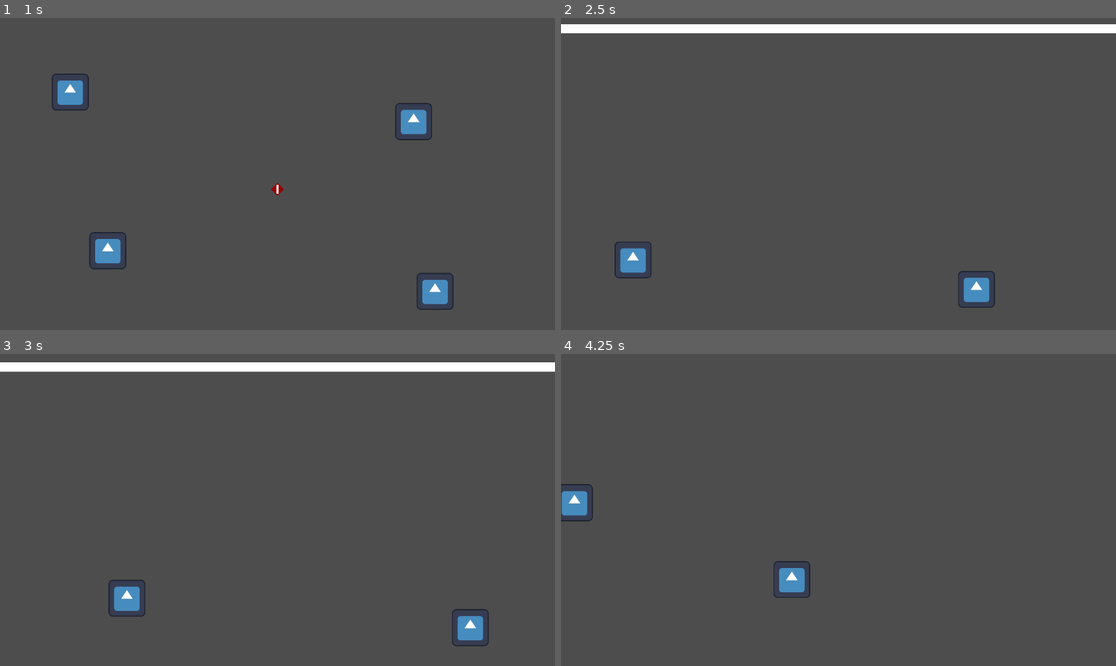
Above: before the commit, frames 1-4 (two rows, left to right).
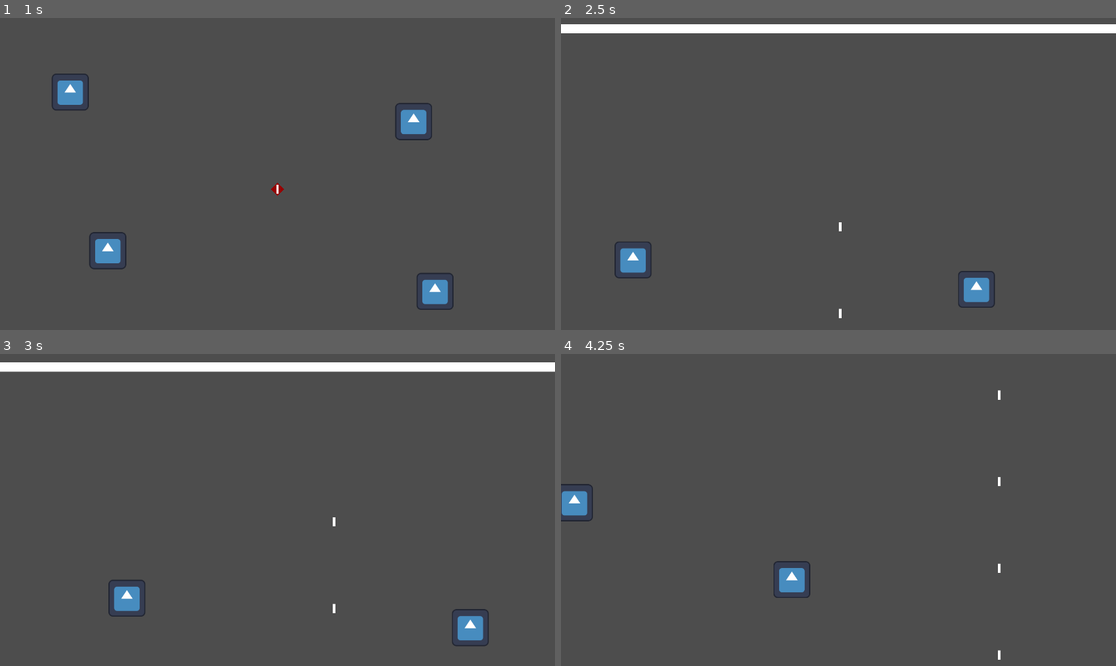
Above: after the commit, the same moments.

Repository: SytonK/DodgeMaster
Game: Godot game, scene res://src/levels/sandbox/sandbox.tscn
The game is run twice, just before and just after one commit, with the same random seed, the same clock (stepped at 60 frames per second) and the same inputs. The engine's default icon, where the game draws it, is replaced by a stand-in: a white triangle on a blue panel in a dark square.
Inputs:
- Up to frame 1 (1 s): tap Enter at 0.5 s; hold Up (move_up) from 0.53 s (still down)
- Up to frame 2 (2.5 s): release Up (move_up) at 2.03 s; hold Left (move_left) from 2.03 s (still down)
- Up to frame 3 (3 s): keep holding Left (move_left)
- Up to frame 4 (4.25 s): release Left (move_left) at 3.53 s; hold Down (move_down) from 3.53 s (still down)

Frame 1 is identical in both runs. In frame 2, less than 0.1% of the frame differs, in the area x 50-51%, y 65-97%; in frame 3, less than 0.1%; in frame 4, less than 0.1%, in the area x 78-80%, y 11-98%.

Commit message:
TTargetPlayerTower/move projectile

Diff:
--- a/project.godot
+++ b/project.godot
@@ -14,6 +14,10 @@
 run/main_scene="res://src/levels/sandbox/sandbox.tscn"
 config/features=PackedStringArray("4.2", "Forward Plus")
 config/icon="res://icon.svg"
+
+[debug]
+
+gdscript/warnings/untyped_declaration=1
 
 [display]
 
--- a/src/components/spawner/spawner.gd
+++ b/src/components/spawner/spawner.gd
@@ -1,5 +1,7 @@
 class_name Spawner
 extends Node2D
+
+signal scene_spawned(scene: PackedScene)
 
 @export var frequency: float = 1 : set = _set_frequency
 var frequency_timer: Timer
@@ -20,6 +22,7 @@
 
 func _spawn() -> void:
 	var new_scene: = scene_to_spawn.instantiate()
+	scene_spawned.emit(new_scene)
 	add_child(new_scene)
 
 
--- /dev/null
+++ b/src/enemies/towers/target player tower/target_player_tower.gd
@@ -0,0 +1,9 @@
+extends Node2D
+
+
+@export var projectile_speed: int = 300
+
+
+func _on_spawner_scene_spawned(scene: Projectile) -> void:
+	scene.direction = Vector2.UP
+	scene.speed = projectile_speed
--- a/src/enemies/towers/target player tower/target_player_tower.tscn
+++ b/src/enemies/towers/target player tower/target_player_tower.tscn
@@ -1,10 +1,12 @@
-[gd_scene load_steps=4 format=3 uid="uid://544n3vs8058"]
+[gd_scene load_steps=5 format=3 uid="uid://544n3vs8058"]
 
+[ext_resource type="Script" path="res://src/enemies/towers/target player tower/target_player_tower.gd" id="1_t2tts"]
 [ext_resource type="Texture2D" uid="uid://brd8dhlk8hmk1" path="res://assets/testing/White spuer 32 x 32.png" id="1_ugtno"]
 [ext_resource type="Script" path="res://src/components/spawner/spawner.gd" id="2_mth17"]
 [ext_resource type="PackedScene" uid="uid://4nwv51twnheo" path="res://src/enemies attacks/projectiels/projectile.tscn" id="3_w3phn"]
 
 [node name="TargetPlayerTower" type="Node2D"]
+script = ExtResource("1_t2tts")
 
 [node name="Sprite2D" type="Sprite2D" parent="."]
 modulate = Color(0.588235, 0, 0, 1)
@@ -14,3 +16,5 @@
 [node name="Spawner" type="Node2D" parent="."]
 script = ExtResource("2_mth17")
 scene_to_spawn = ExtResource("3_w3phn")
+
+[connection signal="scene_spawned" from="Spawner" to="." method="_on_spawner_scene_spawned"]
